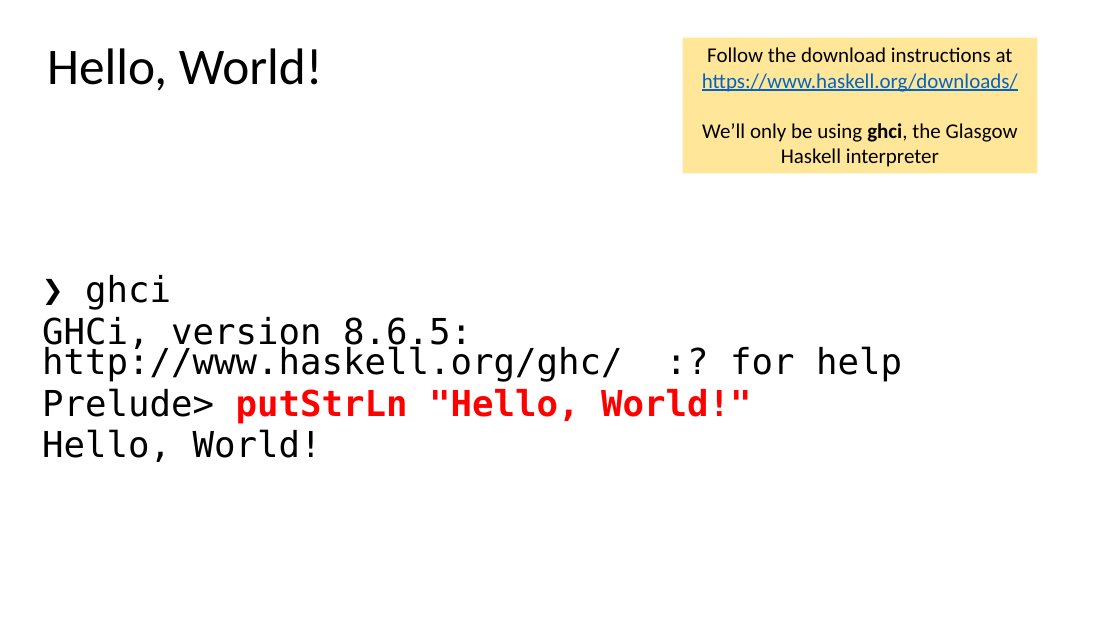
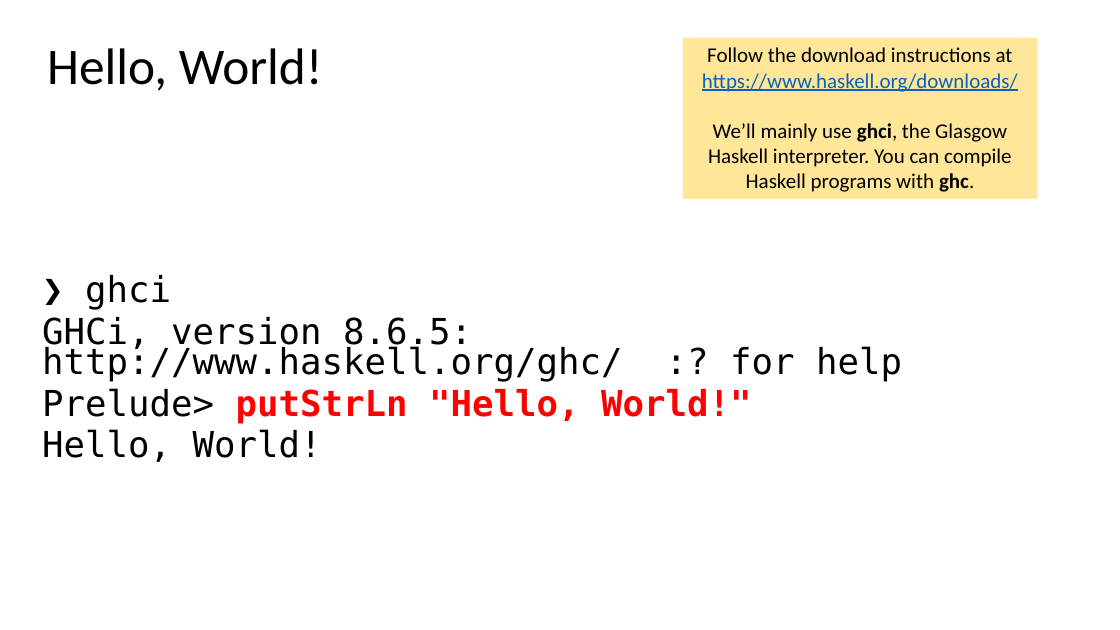
Before and after one commit to tjd1234/cmpt383summer2022, a slide deck: slide 20 of docs/languages/haskell/haskell1990.pptx. Drawn at 1120x630 pixels with LibreOffice and Linux fonts; fonts in the diff are those of the drawing. Boxes give left, top, right and bottom in pixels: in the first picture for what was removed or moved away, otherwise in the second. Text is boxed around its words. In the diff, an @@ line names an element or a change of style, - is before the commit and + after.

```diff
--- a/docs/languages/haskell/haskell1990.pptx
+++ b/docs/languages/haskell/haskell1990.pptx
@@ rectangle "Follow the download instructions at ..." resized from (x1=683, y1=38, x2=1038, y2=174) to (x1=683, y1=38, x2=1038, y2=199) @@
@@ text in rectangle at (x1=708, y1=123, x2=1012, y2=192): text changed @@
-We’ll only be using ghci, the Glasgow Haskell interpreter
+We’ll mainly use ghci, the Glasgow Haskell interpreter. You can compile Haskell programs with ghc.
```
Also in this commit, not shown: 9 other slides changed, 1 slide added, 1 slide removed, 4 other files.
